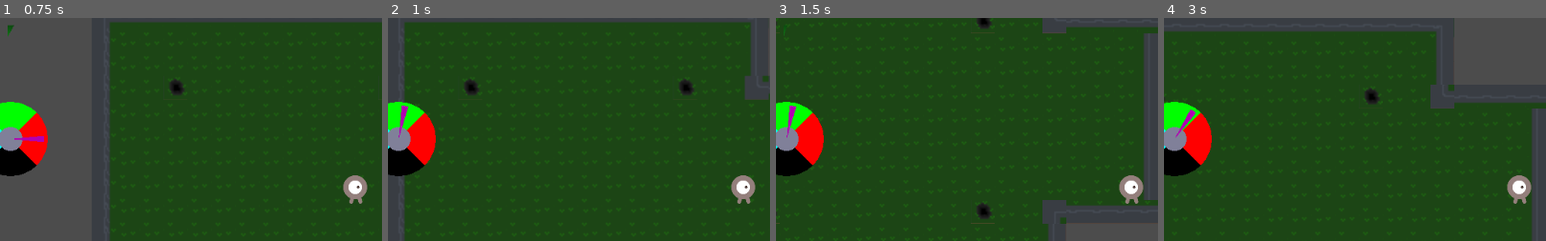
Above: before the commit, frames 1-4 (left to right).
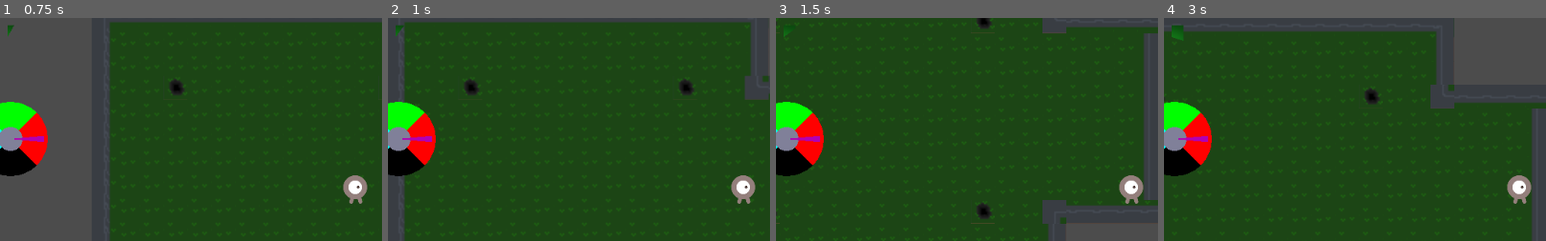
Above: after the commit, the same moments.

Repository: FiBe4000/Gamejam2022
Game: Godot game, scene res://src/Main.tscn
The game is run twice, just before and just after one commit, with the same random seed, the same clock (stepped at 60 frames per second) and the same inputs.
Inputs:
- Up to frame 1 (0.75 s): tap Enter at 0.5 s; hold D (move_right) from 0.53 s (still down); hold Down (aim_down) from 0.53 s (still down)
- Up to frame 2 (1 s): keep holding D (move_right); keep holding Down (aim_down)
- Up to frame 3 (1.5 s): release D (move_right) at 1.28 s; release Down (aim_down) at 1.28 s; hold S (move_down) from 1.28 s (still down); tap Left (aim_left) at 1.35 s
- Up to frame 4 (3 s): release S (move_down) at 2.03 s; hold D (move_right) 2.03-2.78 s; hold Right (aim_right) 2.03-2.78 s; tap Space (shoot) at 2.75 s; hold W (move_up) from 2.78 s (still down); tap Up (aim_up) at 2.85 s
The pictures show only the part of the screen within x 4-54%, y 12-62%; the shares and areas given below are measured in that part.

Frame 1 is identical in both runs. In frame 2, 0.4% of the frame differs, in the area x 2-12%, y 3-56%; in frame 3, 0.3%; in frame 4, 0.5%.

Commit message:
Connect Testmap.gd to the new_world_change signal

Diff:
--- a/src/Main.tscn
+++ b/src/Main.tscn
@@ -28,6 +28,7 @@
 [node name="Player" parent="." instance=ExtResource( 2 )]
 
 [node name="WorldSwitchTimer" type="Timer" parent="."]
+wait_time = 10.0
 autostart = true
 script = ExtResource( 8 )
 
